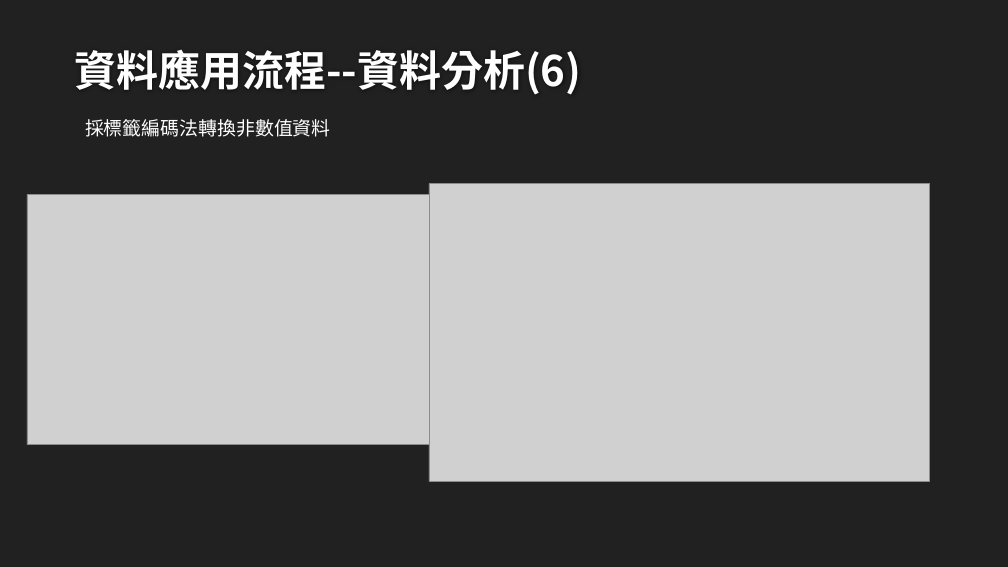
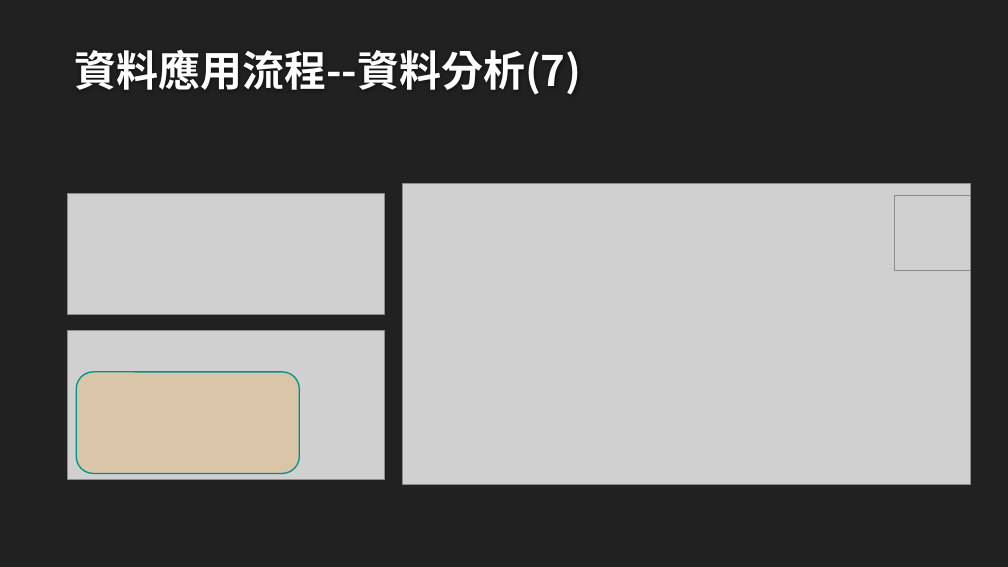
Before and after one commit to isabel112233/creditcard, a slide deck: slide 16 of 信用卡消費樣態.pptx (slide 15 before the commit). Drawn at 1008x567 pixels with LibreOffice and Linux fonts; fonts in the diff are those of the drawing; grey boxes stand for pictures; background and template pictures are left out. Boxes give left, top, right and bottom in pixels: in the first picture for what was removed or moved away, otherwise in the second. Text is boxed around its words. In the diff, an @@ line names an element or a change of style, - is before the commit and + after.

```diff
--- a/信用卡消費樣態.pptx
+++ b/信用卡消費樣態.pptx
@@ title at [75, 50, 582, 95]: text changed @@
-資料應用流程--資料分析(6)
+資料應用流程--資料分析(7)
@@ text removed at [85, 119, 331, 137] @@
-採標籤編碼法轉換非數值資料
@@ picture removed at [27, 194, 459, 445] @@
@@ picture added at [68, 194, 385, 314] @@
@@ picture: place and size @@
-picture at [429, 184, 930, 482]
+picture at [402, 184, 970, 485]
@@ picture added at [895, 195, 970, 271] @@
@@ picture added at [68, 330, 385, 480] @@
@@ rounded rectangle added at [76, 372, 299, 473], fill #EFB251 at 30% opacity, outline #00928A 1.25 pt @@
```
Also in this commit, not shown: 13 other slides changed, 2 slides added, 1 slide removed, 3 other files.
